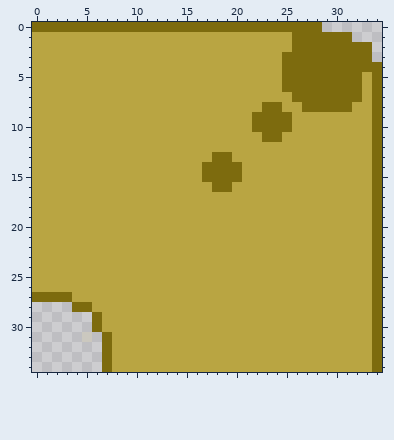
One commit to this pixel-art sprite: img/png/snakes/yellow/snakeboi-corner.png. This is how it looked before the edit.
The file is 35x35 pixels. Pixels under 10% opacity are left out. Colours within 5 levels of each other are drawn and written as one.
The same view after the edit:
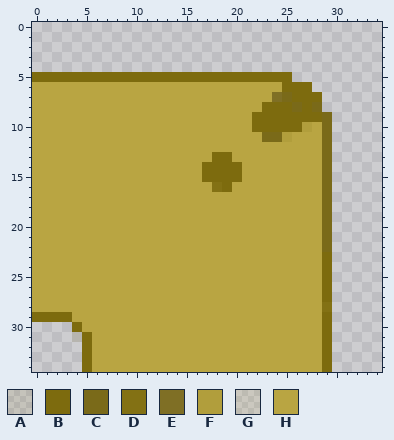
Palette (. is transparent): A #7d6b0e1b  B #7d6b0e  C #7a6a19  D #837114  E #7f6f25  F #b19e3c  G #b9a5421f  H #b9a542
What changed:
Changed rows in their new state; - is an unchanged pixel.
first column x 0:
 0 .............................------
 1 ................................---
 2 ..................................-
 3 ..................................-
 4 ...................................
 5 BBBBBBBBBBBBBBBBBBBBBBBBB-.........
 6 ----------------------------.......
 7 ------------------------EC---......
 8 -------------------------BC-C......
 9 --------------------------BBBC.....
10 --------------------------BF-C.....
11 -----------------------CCF---C.....
12 -----------------------------C.....
13 -----------------------------C.....
14 -----------------------------C.....
15 -----------------------------C.....
16 ------------------D----------C.....
17 -----------------------------C.....
18 -----------------------------C.....
19 -----------------------------C.....
20 -----------------------------C.....
21 -----------------------------C.....
22 -----------------------------C.....
23 -----------------------------B.....
24 -----------------------------B.....
25 -----------------------------B.....
26 -----------------------------B.....
27 HHHH-------------------------B.....
28 HHHHHH-----------------------D.....
29 BBBBHHH----------------------B.....
30 ----BHH----------------------B.....
31 ----ABHH---------------------B.....
32 -----BHH---------------------B.....
33 -----BHH---------------------B.....
34 -----BHH---------------------B.....
